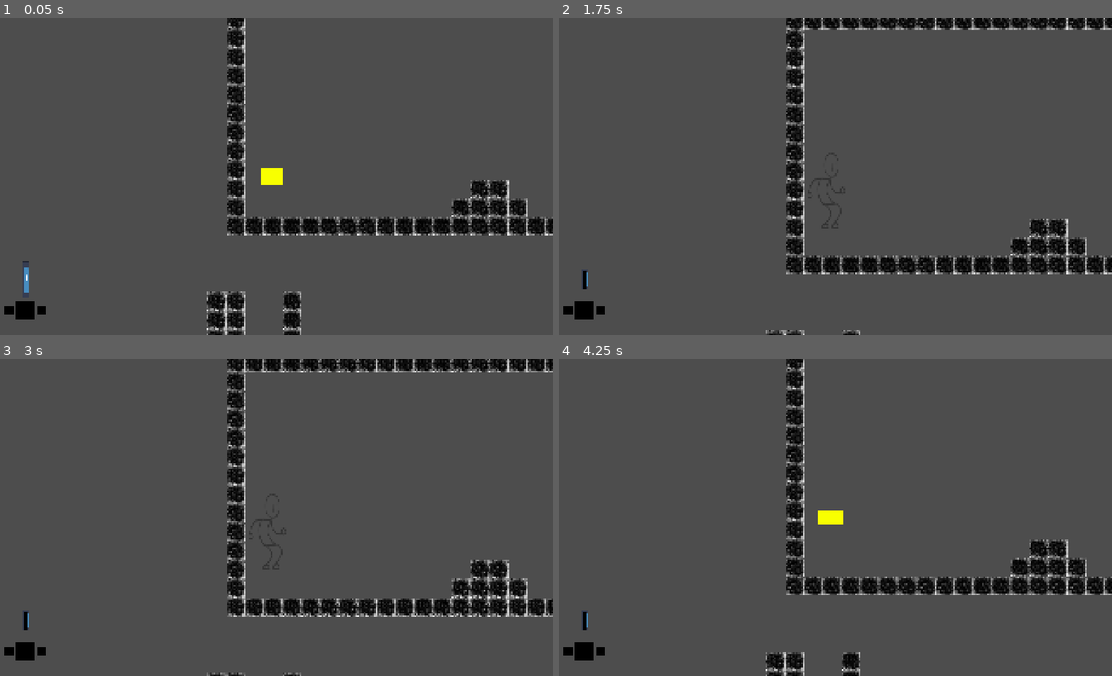
Above: before the commit, frames 1-4 (two rows, left to right).
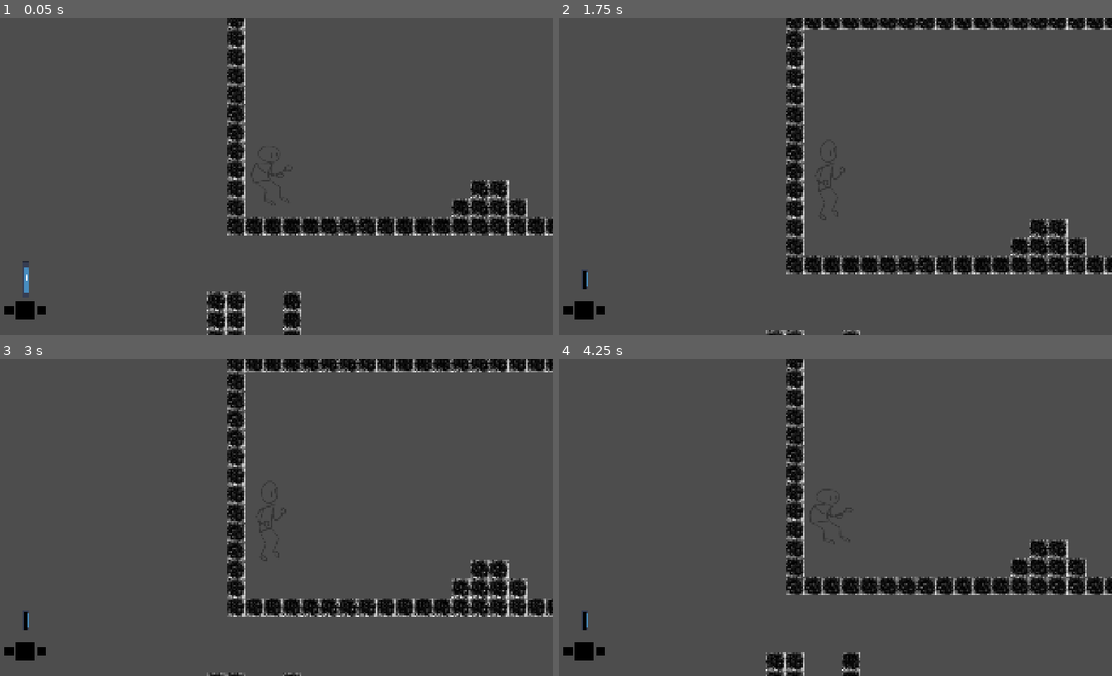
Above: after the commit, the same moments.

Repository: YhagoTomasini/Exlabers_Felpojam_026
Game: Godot game, scene res://Cenas/sala_de_testes.tscn
Two runs of this game, one before a commit and one after it. Both use one fixed random seed, a clock stepped at 60 frames per second and the inputs below. The engine's default icon, where the game draws it, is replaced by a stand-in: a white triangle on a blue panel in a dark square.
Inputs (mouse positions are in pixels of both pictures, inside the frame that each line leads up to):
- Up to frame 1 (0.05 s): no input
- Up to frame 2 (1.75 s): tap Enter at 0.5 s; move the mouse to (951, 160) at 0.52 s; hold E (UI_move_right) from 0.53 s (still down); click (951, 160) at 0.6 s; tap Up (ui_up) at 0.77, 1.52 s; move the mouse to (719, 192) at 1.27 s; right-click (719, 192) at 1.35 s
- Up to frame 3 (3 s): move the mouse to (326, 447) at 2.02 s; release E (UI_move_right) at 2.03 s; hold Q (UI_move_left) 2.03-2.78 s; click (326, 447) at 2.1 s; tap Space at 2.75 s; move the mouse to (243, 580) at 2.77 s; hold E (UI_move_right) from 2.78 s (still down); right-click (243, 580) at 2.85 s
- Up to frame 4 (4.25 s): keep holding E (UI_move_right); tap Up (ui_up) at 3.02, 3.77 s; move the mouse to (1001, 565) at 3.52 s; click (1001, 565) at 3.6 s

The runs differ from the first frame. In frame 1, 0.2% of the frame differs, in the area x 45-53%, y 40-60%; in frame 2, 0.1%; in frame 3, 0.1%; in frame 4, 0.2%.

Commit message:
Arrumando o tween

Diff:
--- a/felpojams-dos-exlabers/Codigos/personagem_principal.gd
+++ b/felpojams-dos-exlabers/Codigos/personagem_principal.gd
@@ -151,12 +151,12 @@
 
 func jump_tween():
 	var tween = create_tween()
-	tween.tween_property(anim, "scale", Vector2(0.7, 1.4), 0.1)
+	tween.tween_property(anim, "scale", Vector2(0.8, 1.2), 0.1)
 	tween.tween_property(anim, "scale", Vector2.ONE, 0.08)
 
 func queda_tween():
 	var tween = create_tween()
-	tween.tween_property(anim, "scale", Vector2(1.4, 0.7), 0.1)
+	tween.tween_property(anim, "scale", Vector2(1.2, 0.8), 0.1)
 	tween.tween_property(anim, "scale", Vector2.ONE, 0.05)
 
 func _on_coyote_timer_timeout() -> void:
--- a/felpojams-dos-exlabers/Prefabs/personagem_principal.tscn
+++ b/felpojams-dos-exlabers/Prefabs/personagem_principal.tscn
@@ -1,15 +1,23 @@
-[gd_scene load_steps=37 format=3 uid="uid://crihralf2ygsv"]
+[gd_scene load_steps=39 format=3 uid="uid://crihralf2ygsv"]
 
 [ext_resource type="Script" uid="uid://ook85e8o0y3q" path="res://Codigos/personagem_principal.gd" id="1_liew2"]
 [ext_resource type="Texture2D" uid="uid://dl22duynavmlg" path="res://Imagens/player/player_idle.png" id="2_76unu"]
+[ext_resource type="Texture2D" uid="uid://f52843nmhni1" path="res://Imagens/player/player_caindo.png" id="2_js6sr"]
 [ext_resource type="Texture2D" uid="uid://cavphklnfbmdg" path="res://Imagens/player/jumping.png" id="4_2g78t"]
 [ext_resource type="Texture2D" uid="uid://djmfly7rd8ru6" path="res://Imagens/magentaUI.png" id="4_68mg3"]
-[ext_resource type="Texture2D" uid="uid://c1oysdaaphsq4" path="res://Imagens/amareloUI.png" id="5_2g78t"]
 [ext_resource type="Texture2D" uid="uid://3wrt7u4nvg2u" path="res://Imagens/player/player_correndo.png" id="5_68mg3"]
 [ext_resource type="Texture2D" uid="uid://3slnnctebagi" path="res://Imagens/player/morte1.png" id="7_js6sr"]
 [ext_resource type="Texture2D" uid="uid://b00gvf8ti4o8t" path="res://Imagens/player/morte2.png" id="8_y08vd"]
 [ext_resource type="Texture2D" uid="uid://b60ledmekthf8" path="res://Imagens/player/morte3.png" id="9_vq5uy"]
 
+[sub_resource type="AtlasTexture" id="AtlasTexture_0rrra"]
+atlas = ExtResource("2_js6sr")
+region = Rect2(0, 0, 256, 256)
+
+[sub_resource type="AtlasTexture" id="AtlasTexture_p8hgv"]
+atlas = ExtResource("2_js6sr")
+region = Rect2(256, 0, 256, 256)
+
 [sub_resource type="AtlasTexture" id="AtlasTexture_2g78t"]
 atlas = ExtResource("2_76unu")
 region = Rect2(0, 0, 256, 256)
@@ -106,7 +114,10 @@
 animations = [{
 "frames": [{
 "duration": 1.0,
-"texture": ExtResource("5_2g78t")
+"texture": SubResource("AtlasTexture_0rrra")
+}, {
+"duration": 1.0,
+"texture": SubResource("AtlasTexture_p8hgv")
 }],
 "loop": true,
 "name": &"Falling",
@@ -136,19 +147,19 @@
 "speed": 5.0
 }, {
 "frames": [{
-"duration": 1.0,
+"duration": 0.51,
 "texture": SubResource("AtlasTexture_5tiqp")
 }, {
-"duration": 1.0,
+"duration": 0.81,
 "texture": SubResource("AtlasTexture_vjkxk")
 }, {
-"duration": 1.0,
+"duration": 0.81,
 "texture": SubResource("AtlasTexture_rciie")
 }, {
 "duration": 1.0,
 "texture": SubResource("AtlasTexture_rx1wt")
 }],
-"loop": false,
+"loop": true,
 "name": &"Jump",
 "speed": 8.0
 }, {
@@ -232,9 +243,8 @@
 [node name="anim" type="AnimatedSprite2D" parent="."]
 position = Vector2(3, 0)
 sprite_frames = SubResource("SpriteFrames_7kss6")
-animation = &"Falling"
+animation = &"Jump"
 autoplay = "Idle"
-frame_progress = 0.8379147
 
 [node name="CollisionShape2D" type="CollisionShape2D" parent="."]
 shape = SubResource("CapsuleShape2D_a2qgk")
